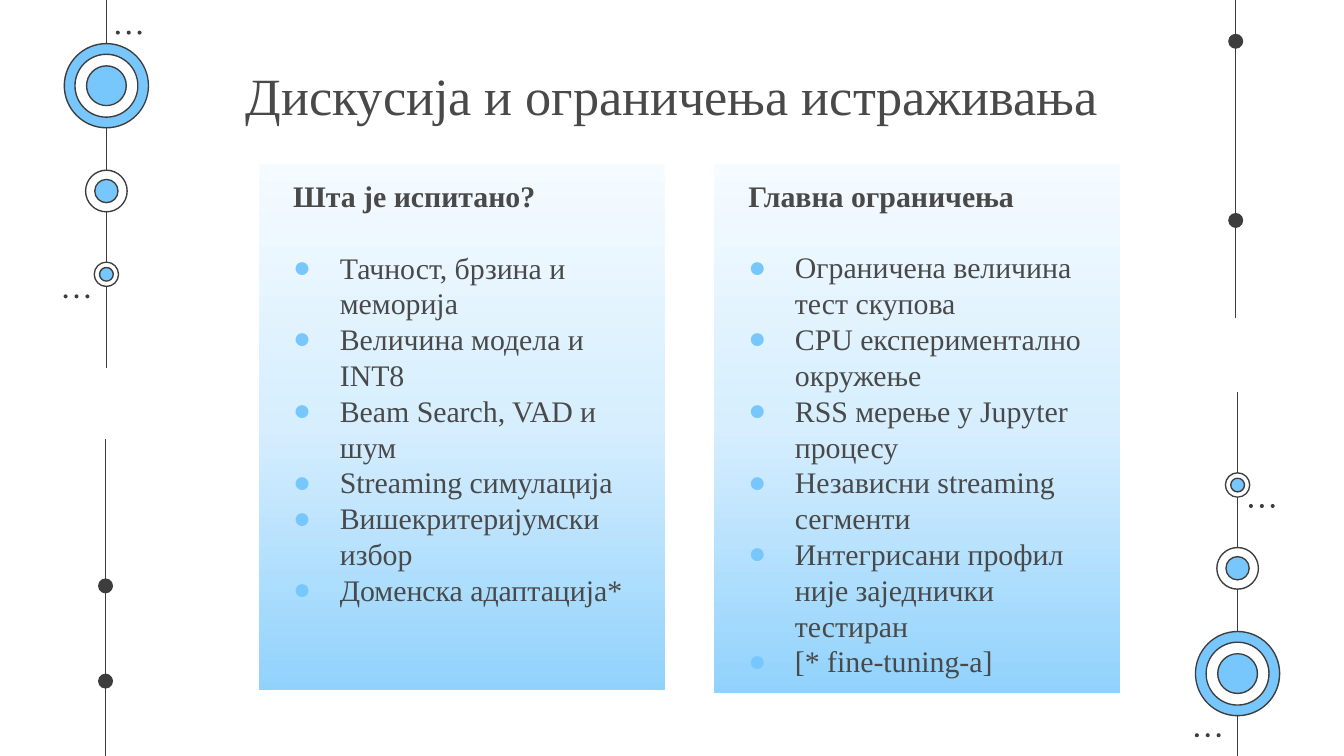
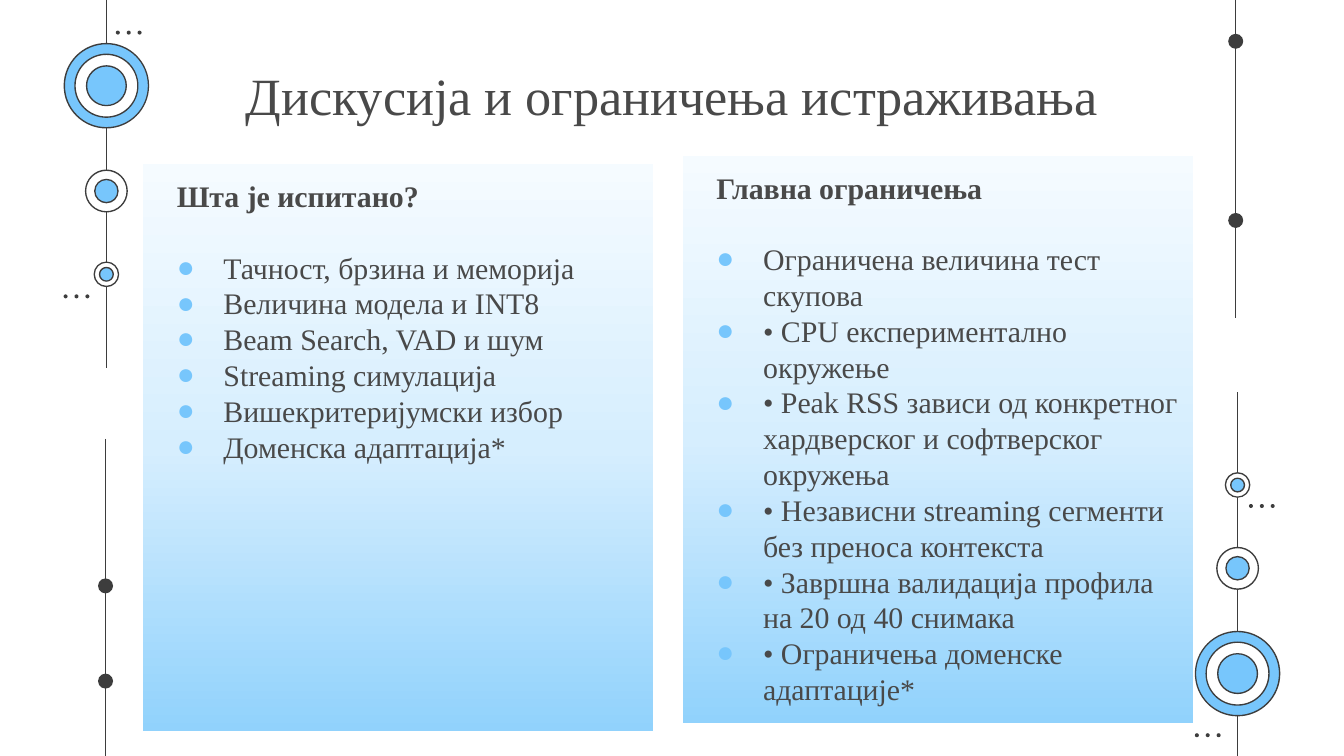
Before and after one commit to Sajko01/serbian-whisper-asr-optimization, a slide deck: slide 45 of docs/2120_Aleksandar_Jovanovic_Master_Rad.pptx (slide 43 before the commit). Drawn at 1344x756 pixels with LibreOffice and Linux fonts; fonts in the diff are those of the drawing. Boxes give left, top, right and bottom in pixels: in the first picture for what was removed or moved away, otherwise in the second. Text is boxed around its words. In the diff, an @@ line names an element or a change of style, - is before the commit and + after.

```diff
--- a/docs/2120_Aleksandar_Jovanovic_Master_Rad.pptx
+++ b/docs/2120_Aleksandar_Jovanovic_Master_Rad.pptx
@@ text "Шта је испитано?": place and size @@
-text "Шта је испитано?" at (259, 164, 665, 689)
+text "Шта је испитано?" at (142, 164, 653, 731)
@@ rectangle "Главна ограничења": place and size @@
-rectangle "Главна ограничења" at (715, 164, 1121, 694)
+rectangle "Главна ограничења" at (683, 156, 1193, 723)
@@ text in rectangle at (763, 322, 1177, 706): text changed @@
-● CPU експериментално окружење
-● RSS мерење у Jupyter процесу
-● Независни streaming сегменти
-● Интегрисани профил није заједнички тестиран
-● [* fine-tuning-а]
+● • CPU експериментално окружење
+● • Peak RSS зависи од конкретног хардверског и софтверског окружења
+● • Независни streaming сегменти без преноса контекста
+● • Завршна валидација профила на 20 од 40 снимака
+● • Ограничења доменске адаптације*
```
Also in this commit, not shown: 24 other slides changed, 3 slides added, 10 other files.
